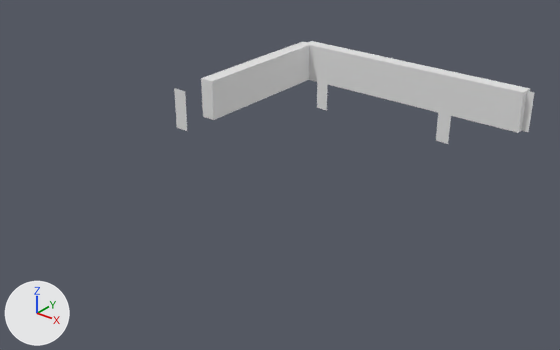
What one commit did to the OBJ model models/areas/fields/preview_hedge_0_3.obj.
Before and after are seen from a 50 mm camera at (51.7, -167.9, 15.8) aimed at (30.7, -141.6, -0.5). Lighting does not change. The marker at lower left points along +X, +Y and +Z. The first picture is the older version. Where no turn or scale is listed for an object, it has been applied to the vertices. Vertices at exactly the same position are counted once.

Script lines for the objects in view, before the commit:
```python
me_preview_hedge_0_3 = bpy.data.meshes.new('preview_hedge_0_3')
me_preview_hedge_0_3.from_pydata(...)  # 36 vertices, 34 faces; spans x 23.6..38.4, y -141.5..-130.1, z 0.12..2.33
# before: 0 (24.4, -141.5, 0.12) at pixel (187, 131), 1 (23.6, -141.5, 0.12) at pixel (176, 127), 2 (23.6, -141.5, 2.32) at pixel (174, 88), 3 (24.4, -141.5, 2.32) at pixel (185, 91)
ob_preview_hedge_0_3 = bpy.data.objects.new('preview_hedge_0_3', me_preview_hedge_0_3)
ob_preview_hedge_0_3.location = (0.0, 0.0, 0.0)
```
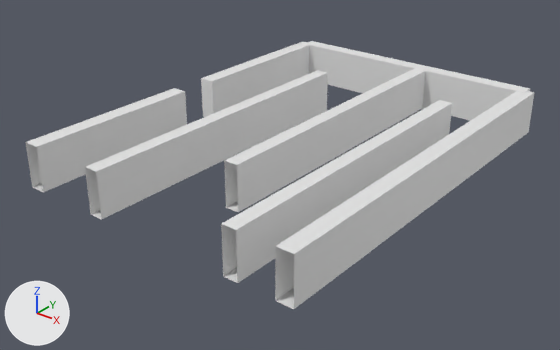
Changed parts and their boxes (x1, y1, x2, y2) in the pictures (560 x 350 px):
'preview_hedge_0_3', reshaped (41% wider, 159% taller): before (174, 41, 535, 144); after (25, 41, 535, 309)
part 1 of me_preview_hedge_0_3, added: after (25, 88, 187, 192)
part 2 of me_preview_hedge_0_3, added: after (85, 69, 535, 309)

What the commit changed:
me_preview_hedge_0_3 is used by ob_preview_hedge_0_3; location (0.0, 0.0, 0.0).
Verts and faces of me_preview_hedge_0_3; kept vertices keep their numbers, new ones are numbered from 36.
me_preview_hedge_0_3 had 36 vertices, 34 faces and spanned x 23.6..38.4, y -141.5..-130.1, z 0.12..2.33.
me_preview_hedge_0_3 now has 56 vertices, 74 faces and spans x 23.6..38.4, y -150.5..-130.1, z 0.12..2.33.
Part 1, on me_preview_hedge_0_3:
New vertices 48 to 51 stand at vertices 0 to 3, in that order, plus (0.0, -9.0, 0.0).
New faces: (0, 3, 48), (3, 51, 48), (1, 49, 50), (1, 50, 2), (3, 50, 51), (2, 50, 3).
New faces: (0, 48, 1), (1, 48, 49).
Part 2, on me_preview_hedge_0_3:
4 vertices are added at (38.4, -150.5, 0.12), (38.4, -150.5, 2.32), (37.6, -150.5, 0.12), (37.6, -150.5, 2.32).
12 new vertices lie (0.0, -16.0, 0.0) away from vertices in x 27.65..35.85, y -134.5..-130.5, z 0.12..2.32.
32 new faces join them.
